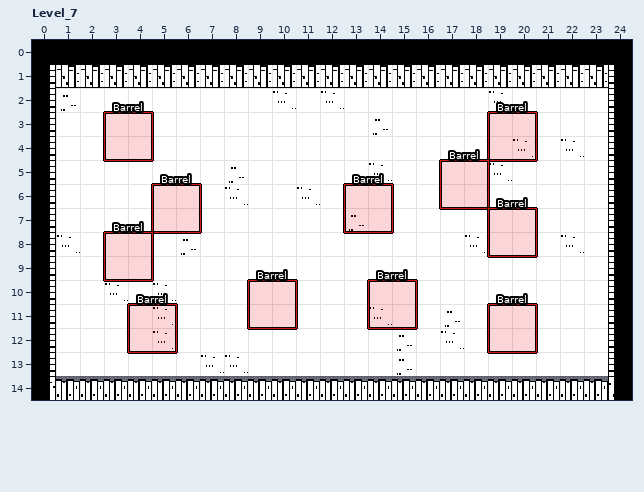
LDtk project: Steamroller/source/levels/world.ldtk. Above is the file before it was changed.
Cells are 16x16 px. Shown: Level_7 x 0..24, y 0..14. The commit also changed other parts of the map, which this record leaves out.
New version:
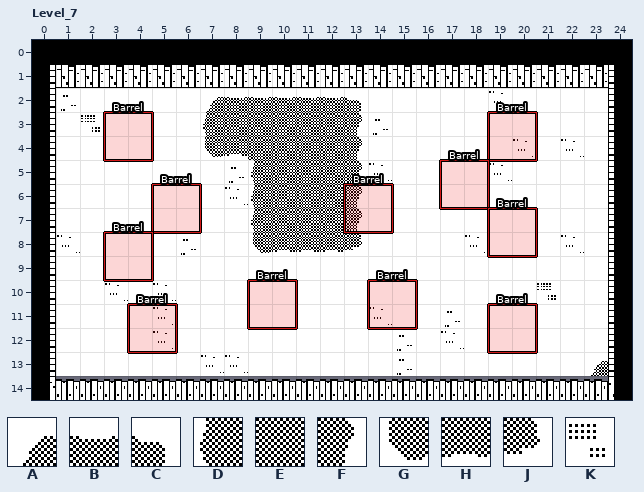
Key: from "Ground_table_16_16": A 0, B 1, C 2, D 8, E 9, F 10, G 16, H 17, J 18, K 28.
_ is an empty cell.
What changed:
Layer "Props":
Tile A is added in row 2 at x 7; in row 13 at x 23.
Tile B is added in row 2 at x 8 to 12.
Tile C is added in row 2 at x 13.
Tile D is added in row 3 at x 7; in rows 5 to 7 at x 9.
Tile E is added in row 3 at x 8 to 12; in row 4 at x 9 to 12; in rows 5 to 7 at x 10 to 12.
Tile F is added in rows 3 to 7 at x 13.
Tile G is added in row 4 at x 7; in row 8 at x 9.
Tile H is added in row 4 at x 8; in row 8 at x 10 to 12.
Tile J is added in row 8 at x 13.
Tile K is added in row 3 at x 2; in row 10 at x 21.
Changed places in both pictures, as pixel boxes (x1, y1, x2, y2):
added: (203, 91, 364, 253)
added: (81, 115, 100, 132)
added: (537, 283, 556, 300)
added: (591, 361, 608, 376)
